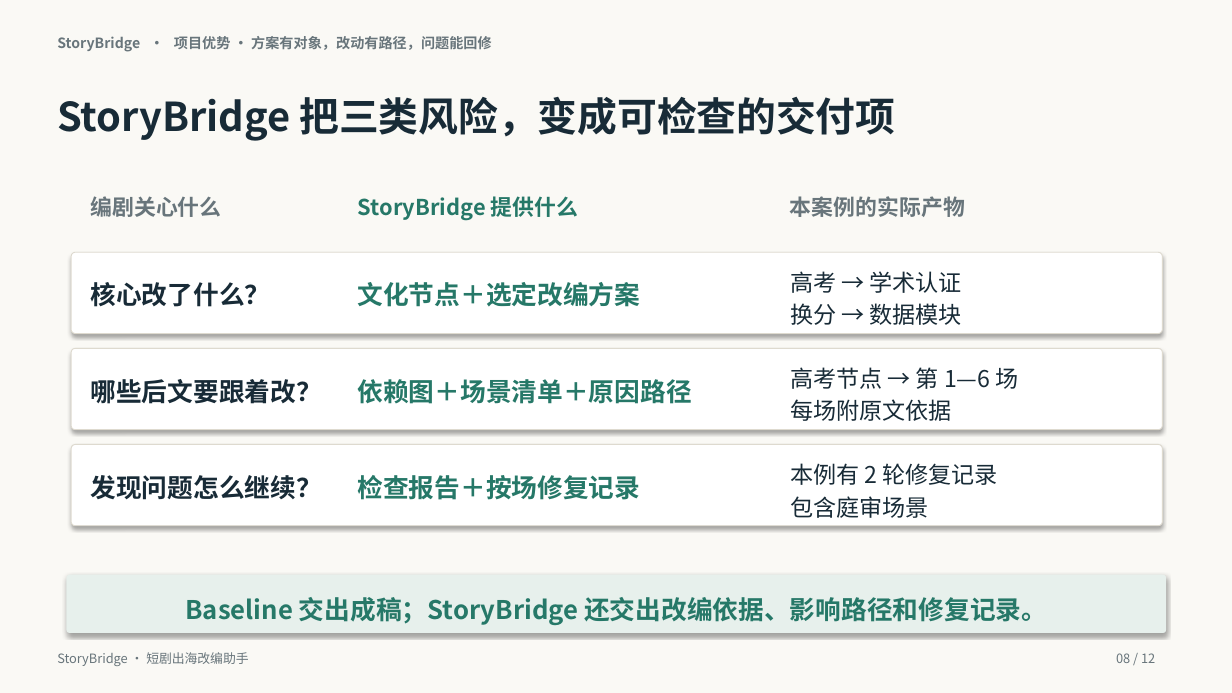
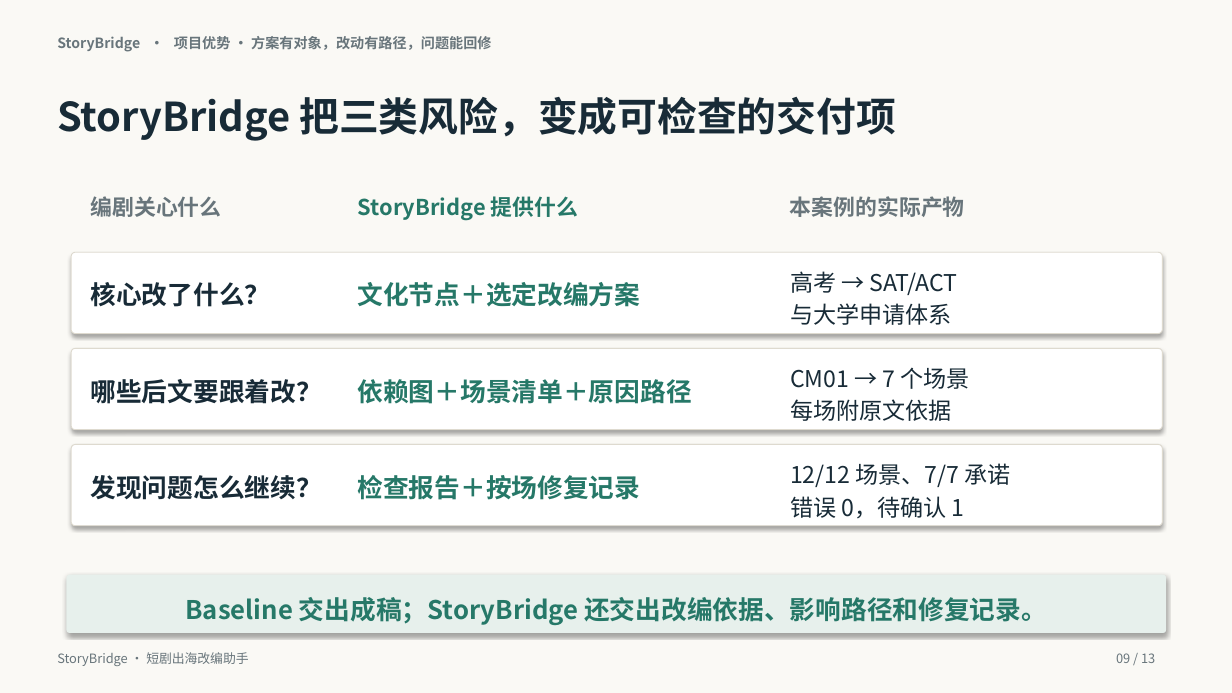
Before and after one commit to catlove3/storybridge, a slide deck: slide 9 of presentation/StoryBridge_智理杯_5分钟展示.pptx (slide 8 before the commit). Drawn at 1232x693 pixels with LibreOffice and Linux fonts; fonts in the diff are those of the drawing. Boxes give left, top, right and bottom in pixels: in the first picture for what was removed or moved away, otherwise in the second. Text is boxed around its words. In the diff, an @@ line names an element or a change of style, - is before the commit and + after.

```diff
--- a/presentation/StoryBridge_智理杯_5分钟展示.pptx
+++ b/presentation/StoryBridge_智理杯_5分钟展示.pptx
@@ text at (790,271,958,325): text changed @@
-高考 → 学术认证
-换分 → 数据模块
+高考 → SAT/ACT
+与大学申请体系
@@ text at (790,368,970,389): text changed @@
-高考节点 → 第 1—6 场
+CM01 → 7 个场景
@@ text at (790,463,1011,519): text changed @@
-本例有 2 轮修复记录
-包含庭审场景
+12/12 场景、7/7 承诺
+错误 0，待确认 1
@@ text at (1116,653,1155,663): text changed @@
-08 / 12
+09 / 13
```
Also in this commit, not shown: 9 other slides changed, 4 slides added, 3 slides removed, 24 other files.
